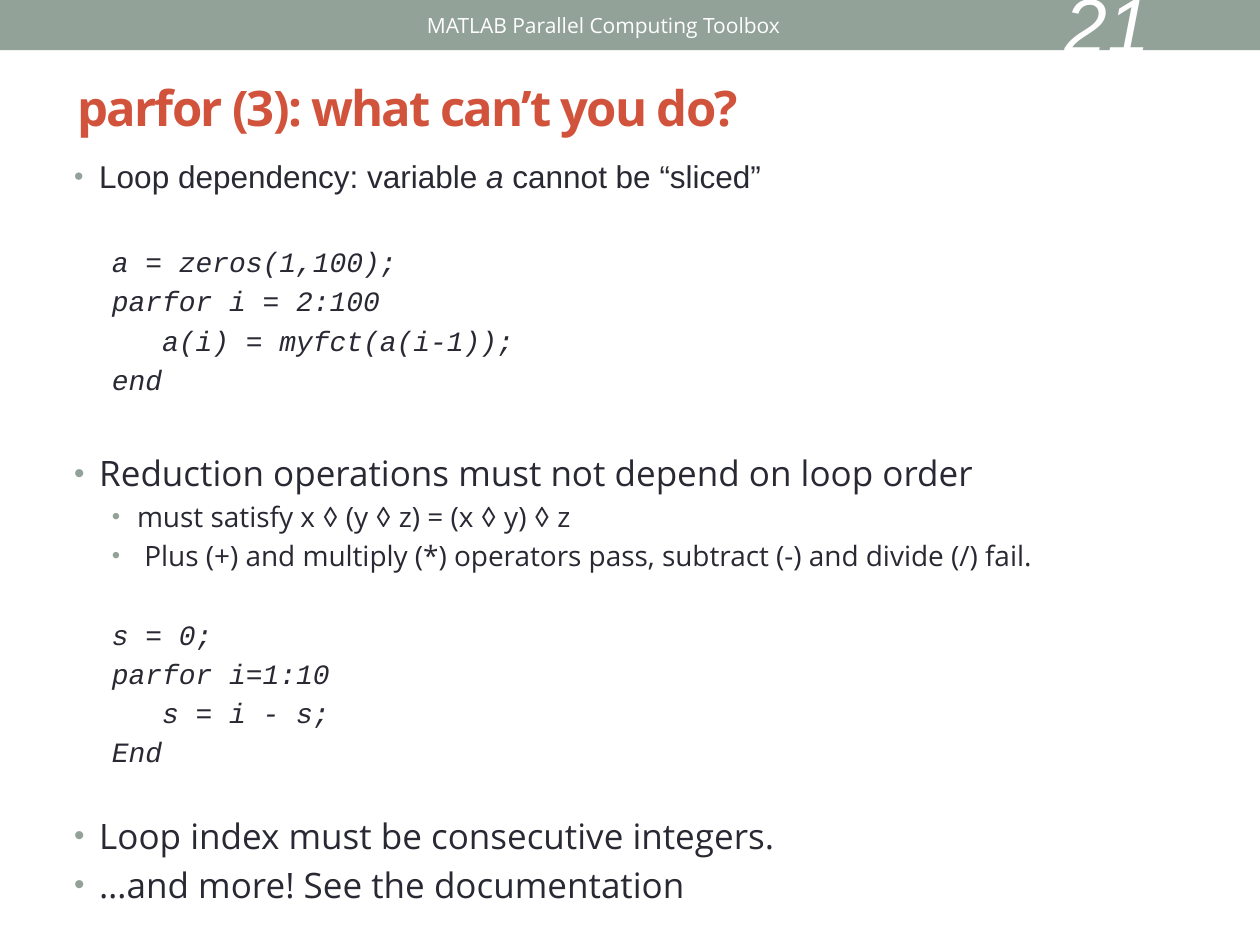
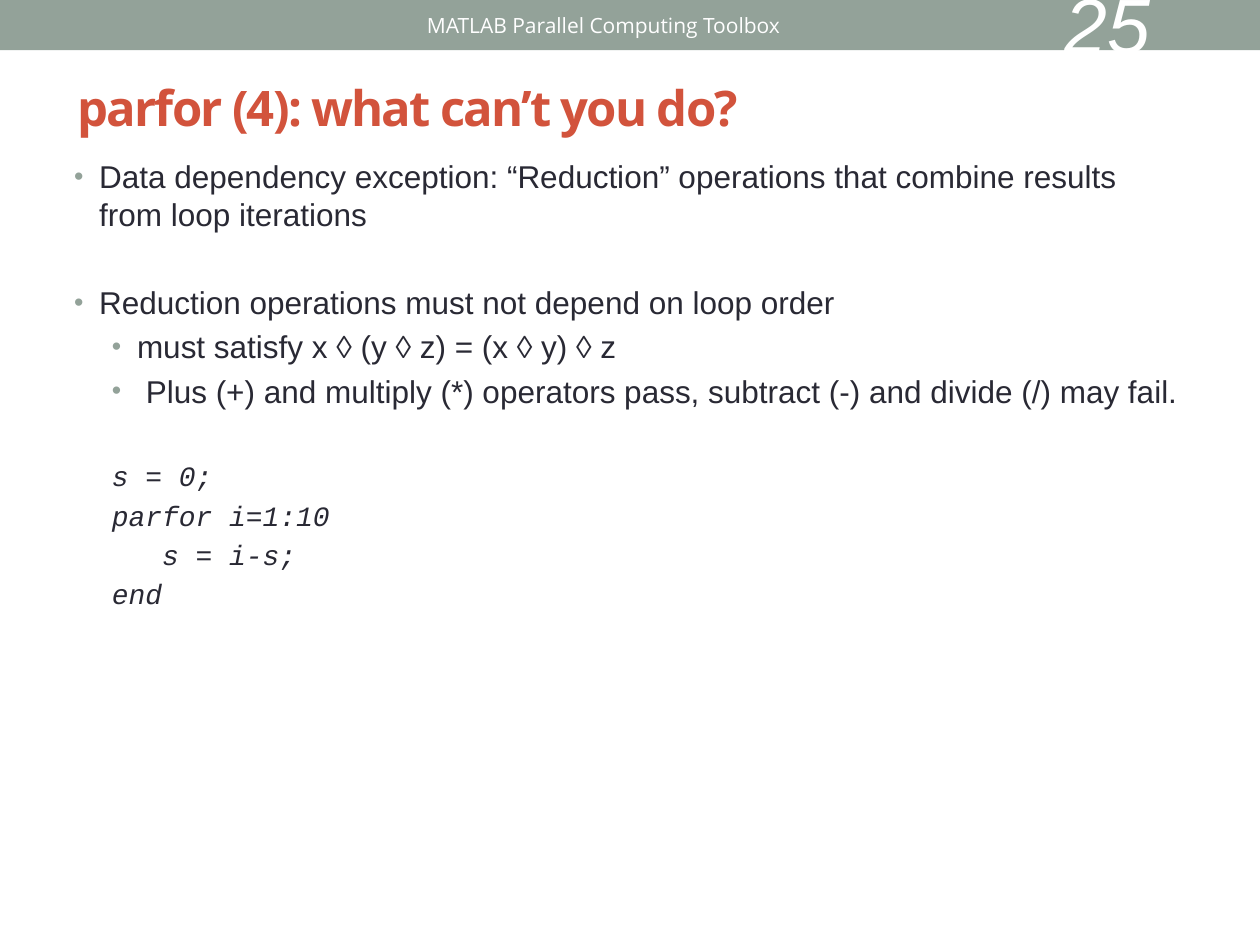
Before and after one commit to keithfma/bu_tutorial_matlab_parallel, a slide deck: slide 25 of slides.pptx (slide 21 before the commit). Drawn at 1260x945 pixels with LibreOffice and Linux fonts; fonts in the diff are those of the drawing. Boxes give left, top, right and bottom in pixels: in the first picture for what was removed or moved away, otherwise in the second. Text is boxed around its words. In the diff, an @@ line names an element or a change of style, - is before the commit and + after.

```diff
--- a/slides.pptx
+++ b/slides.pptx
@@ page number at (1064, 0, 1150, 68): text changed @@
-21
+25
@@ title at (77, 88, 738, 138): text changed @@
-parfor (3): what can’t you do?
+parfor (4): what can’t you do?
@@ text at (99, 165, 1116, 232): text changed; size 16 to 18 pt; font Courier New to Arial; italic off @@
-• Loop dependency: variable a cannot be “sliced”
-  a = zeros(1,100);
-  parfor i = 2:100
-  a(i) = myfct(a(i-1));
-  end
+• Data dependency exception: “Reduction” operations that combine results from loop iterations
@@ text at (99, 291, 834, 364): size 20 to 18 pt in "Reduction operations must not depend on loop ..."; font Open Sans to Arial in "Reduction operations must not depend on loop ...", "must satisfy x ◊ (y ◊ z) ..."; size 16 to 18 pt in "must satisfy x ◊ (y ◊ z) ..." @@
@@ text at (146, 380, 1177, 408): text changed; size 16 to 18 pt; font Open Sans to Arial @@
-  • Plus (+) and multiply (*) operators pass, subtract (-) and divide (/) fail.
+  • Plus (+) and multiply (*) operators pass, subtract (-) and divide (/) may fail.
@@ text at (112, 545, 296, 605): text changed; size 20 to 16 pt; font Open Sans to Courier New; italic on @@
-  s = i - s;
-  End
-• Loop index must be consecutive integers.
-• …and more! See the documentation
+  s = i-s;
+  end
```
Also in this commit, not shown: 18 other slides changed, 8 slides added, 3 other files.
